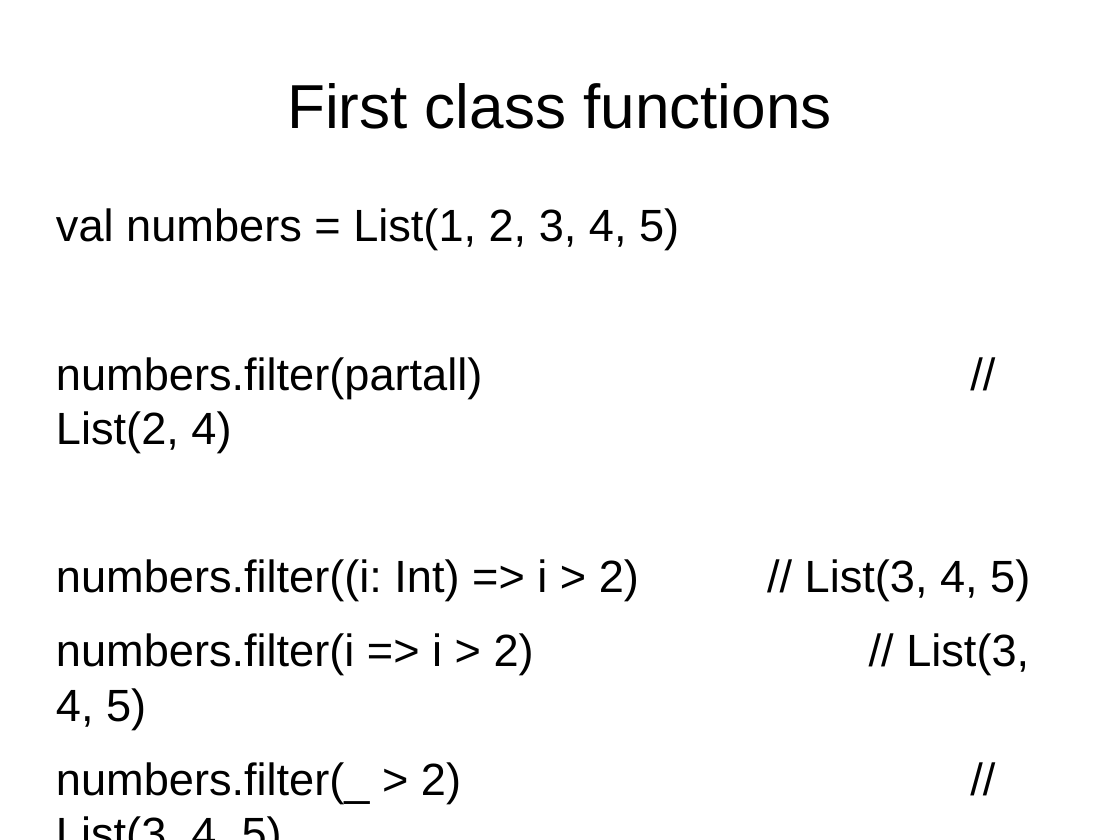
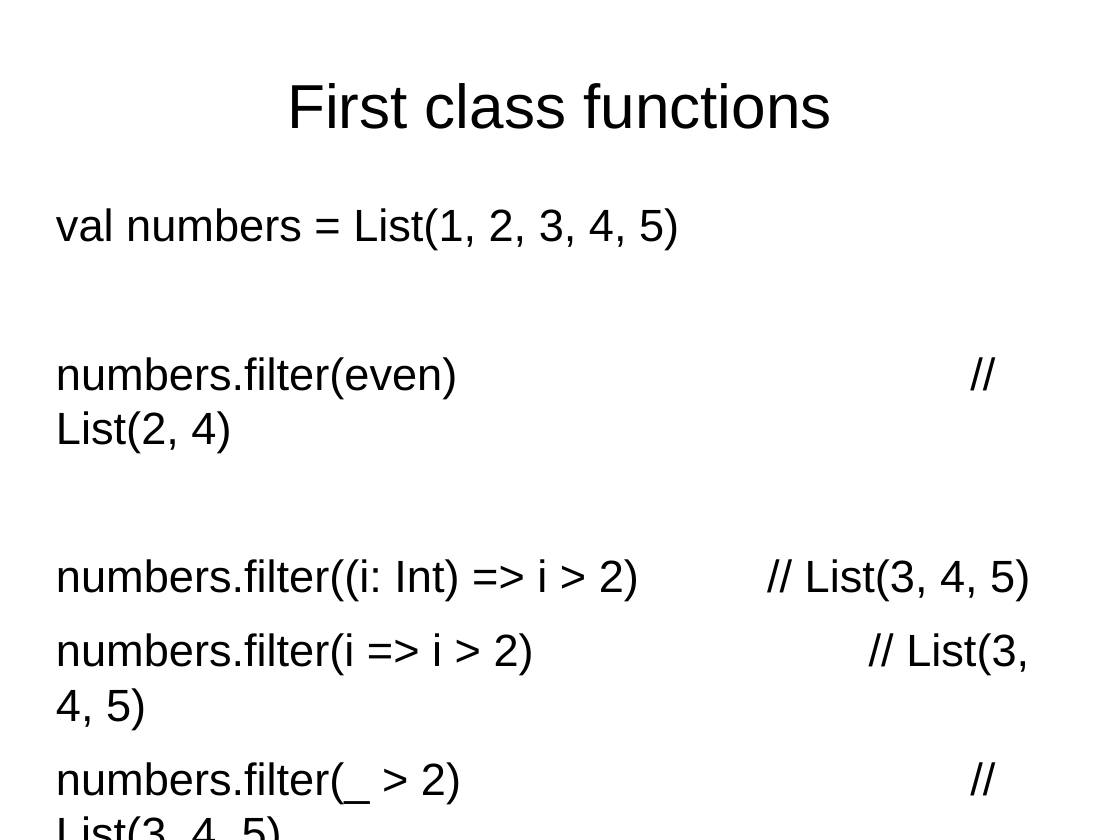
Before and after one commit to javaBin/scala-training-slides, a slide deck: slide 3 of 1.4 - firstclassfunctions.odp. Drawn at 1120x840 pixels with LibreOffice and Linux fonts; fonts in the diff are those of the drawing; background and template pictures are left out. Boxes give left, top, right and bottom in pixels: in the first picture for what was removed or moved away, otherwise in the second. Text is boxed around its words. In the diff, an @@ line names an element or a change of style, - is before the commit and + after.

```diff
--- a/1.4 - firstclassfunctions.odp
+++ b/1.4 - firstclassfunctions.odp
@@ text at [56, 357, 457, 452]: text changed @@
-numbers.filter(partall) // List(2, 4)
+numbers.filter(even) // List(2, 4)
```
Also in this commit, not shown: 1 other slide changed, 9 other files.
